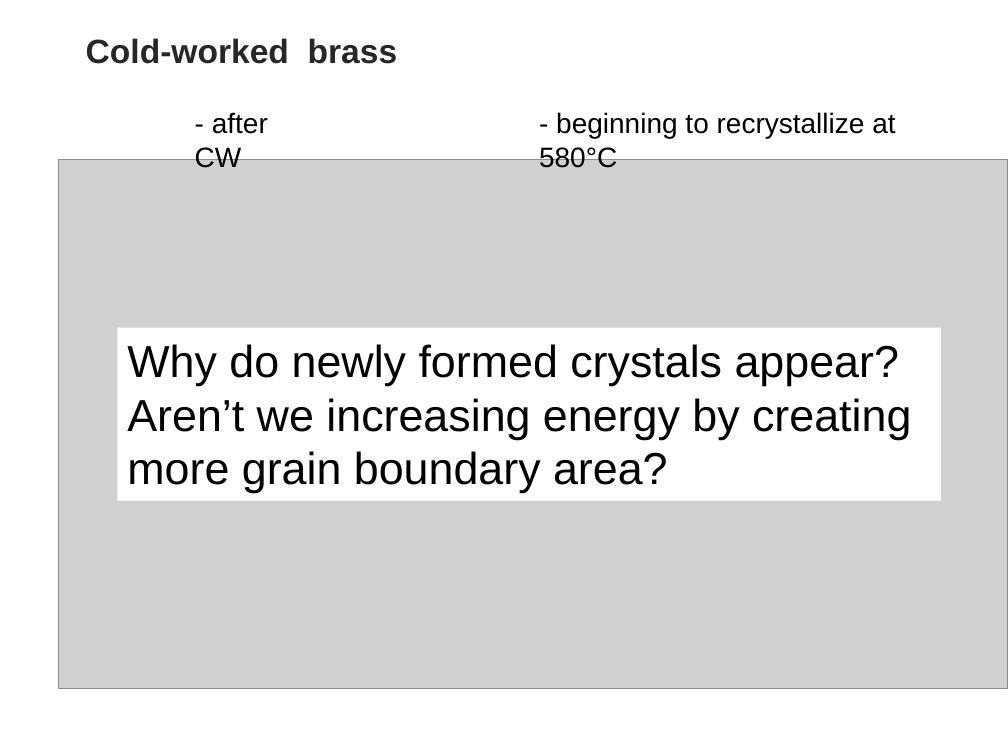
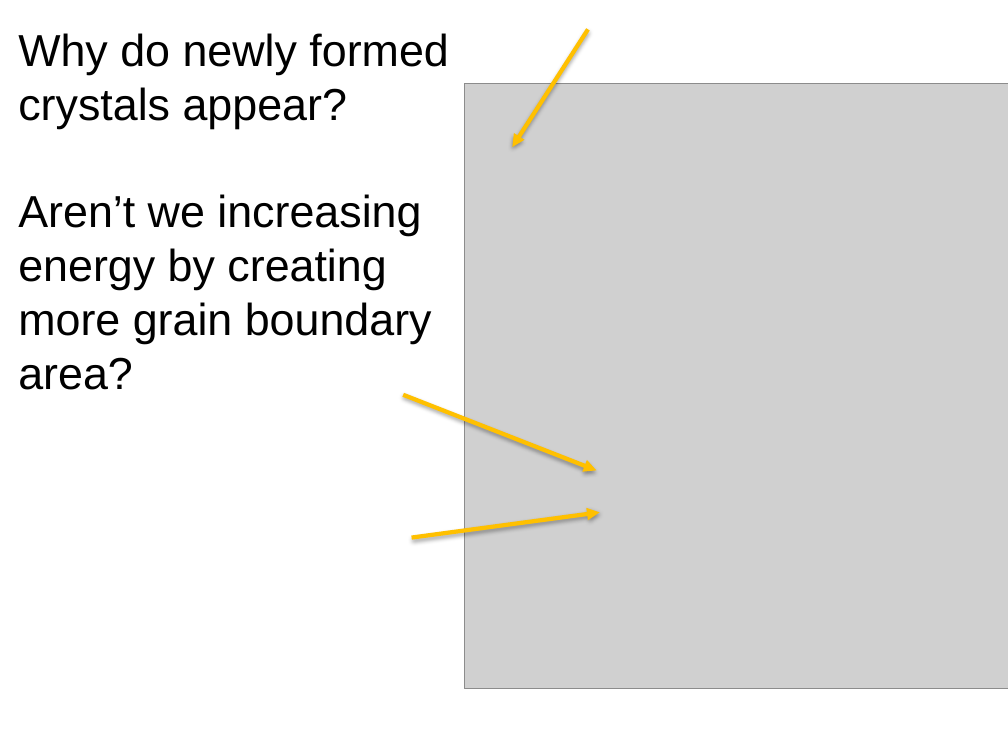
Before and after one commit to sgcorcoran/brightspace, a slide deck: slide 29 of live_site/assets/handouts/07.02_strengthening.pptx (slide 26 before the commit). Drawn at 1008x756 pixels with LibreOffice and Linux fonts; fonts in the diff are those of the drawing; grey boxes stand for pictures. Boxes give left, top, right and bottom in pixels: in the first picture for what was removed or moved away, otherwise in the second. Text is boxed around its words. In the diff, an @@ line names an element or a change of style, - is before the commit and + after.

```diff
--- a/live_site/assets/handouts/07.02_strengthening.pptx
+++ b/live_site/assets/handouts/07.02_strengthening.pptx
@@ text "Why do newly formed crystals ..." rewrapped from (118,328,941,501) to (18,33,448,390) @@
@@ arrow added from (588, 29) to (512, 147), #FFC000 3 pt @@
@@ text removed at (86,38,398,64) @@
-Cold-worked brass
@@ picture: place and size @@
-picture at (58,159,1008,688)
+picture at (464,84,1008,688)
@@ text removed at (195,112,268,168) @@
-- after CW
@@ text removed at (539,112,895,168) @@
-- beginning to recrystallize at 580°C
@@ arrow added from (403, 395) to (597, 471), #FFC000 3 pt @@
@@ arrow added from (411, 537) to (600, 512), #FFC000 3 pt @@
```
Also in this commit, not shown: 12 other slides changed, 3 slides added, 2 slides removed, 37 other files.
